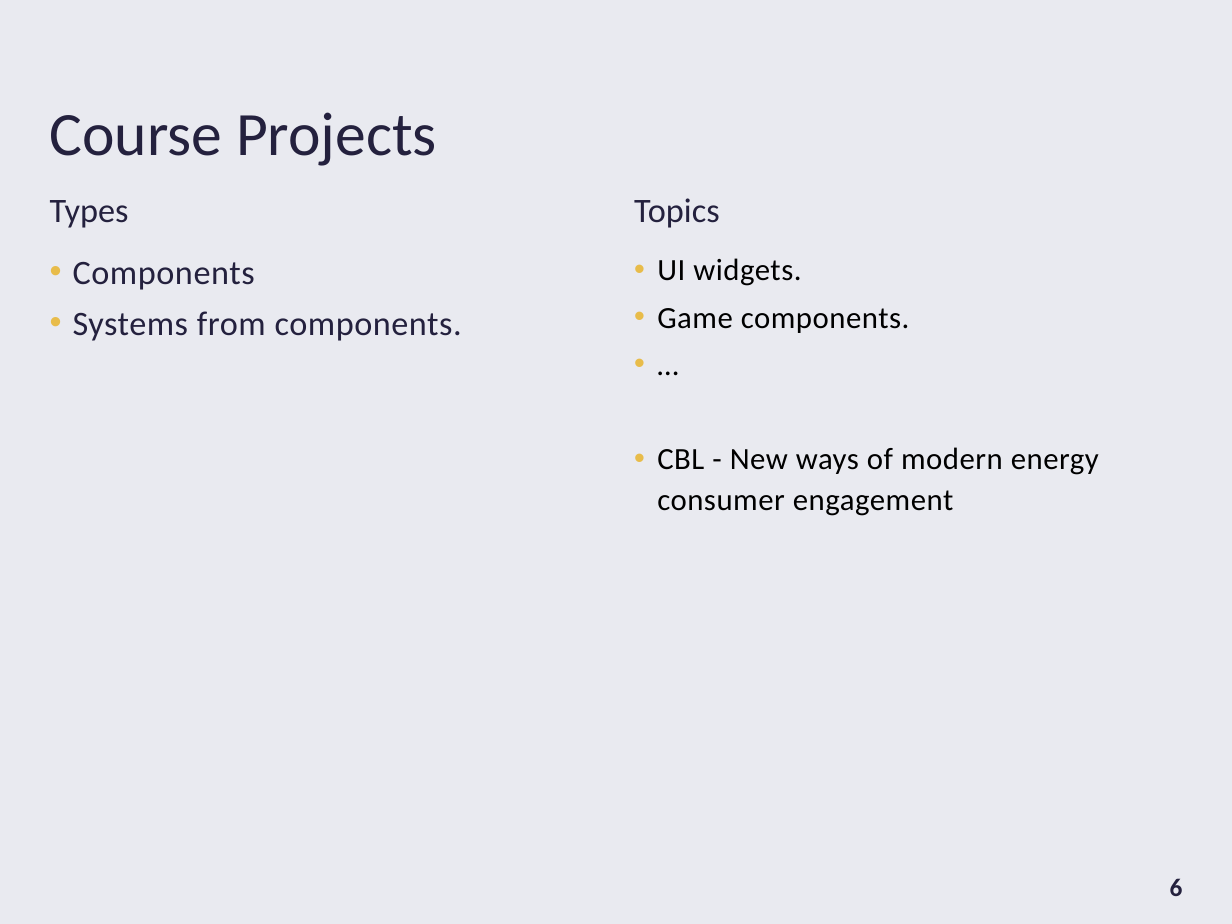
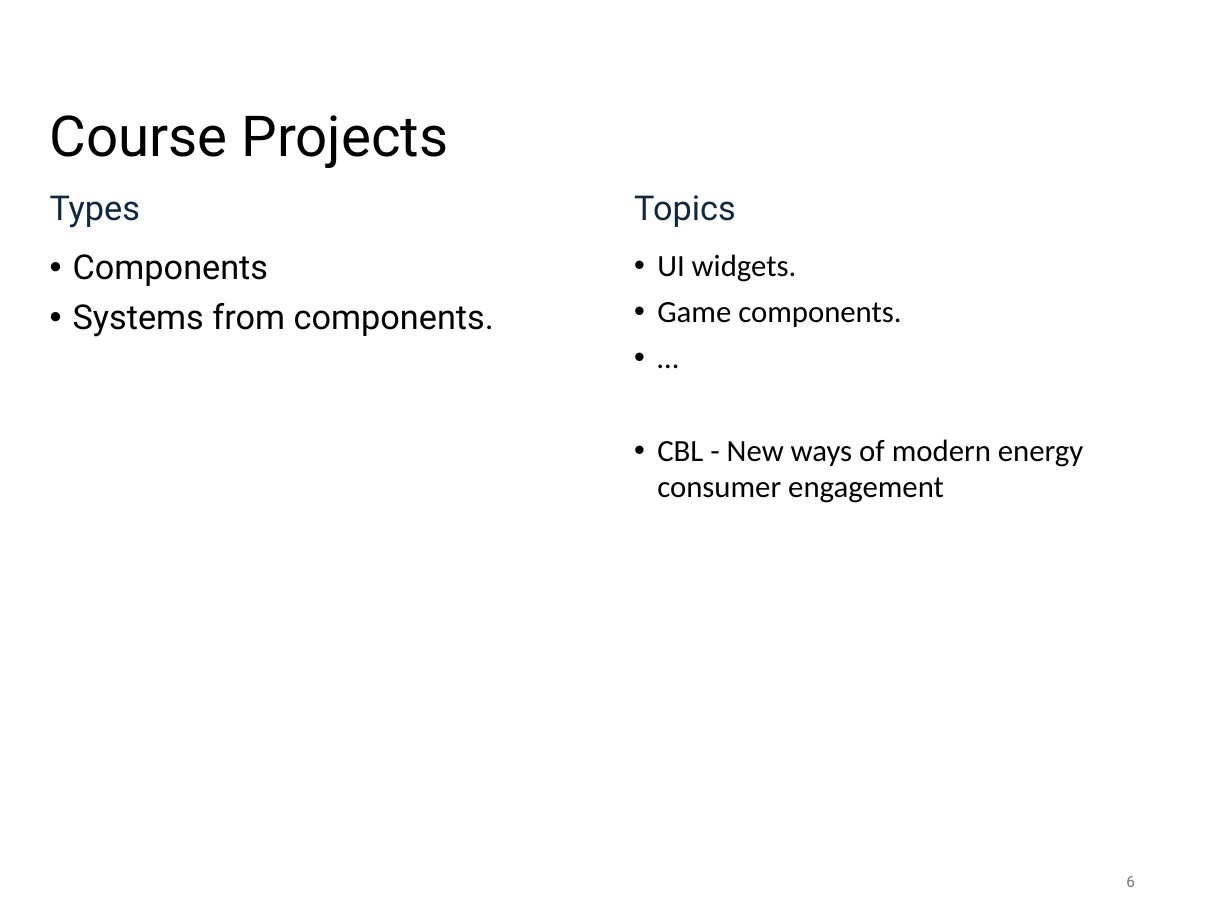
Before and after one commit to drme/cbse, a slide deck: slide 6 of slides/cbse-01.pptx. Drawn at 1232x924 pixels with LibreOffice and Linux fonts; fonts in the diff are those of the drawing. Boxes give left, top, right and bottom in pixels: in the first picture for what was removed or moved away, otherwise in the second. Text is boxed around its words. In the diff, an @@ line names an element or a change of style, - is before the commit and + after.

```diff
--- a/slides/cbse-01.pptx
+++ b/slides/cbse-01.pptx
@@ background #E9EAF0 to #FFFFFF @@
@@ title "Course Projects" at bbox=[50, 115, 449, 168]: size 36 to 33 pt, font Calibri to Roboto, text colour #24213E to #000000; line spacing 1 to 0.9; less space between paragraphs @@
@@ text "Types" at bbox=[50, 195, 141, 228]: font Calibri to Roboto, text colour #24213E to #0E2841; line spacing 1 to 0.9; more space between paragraphs @@
@@ text "Topics" at bbox=[634, 195, 735, 227]: font Calibri to Roboto, text colour #24213E to #0E2841; line spacing 1 to 0.9; more space between paragraphs @@
@@ text "Components" at bbox=[73, 254, 494, 337]: font Calibri to Roboto, text colour #24213E to #000000, letter spacing 0.3 to 0 pt; line spacing 1 to 0.9; more space between paragraphs @@
@@ text "UI widgets." at bbox=[657, 254, 1083, 503]: letter spacing 0.3 to 0 pt; line spacing 1 to 0.9; more space between paragraphs @@
@@ page number: place and size @@
-page number at bbox=[1170, 878, 1183, 896]
+page number at bbox=[1126, 876, 1135, 887]
@@ page number at bbox=[1126, 876, 1135, 887]: size 14.8 to 9 pt, font Calibri to Roboto, text colour #24213E to #797979, bold off @@
```
Also in this commit, not shown: 22 other slides changed, 1 slide removed, 13 other files.
